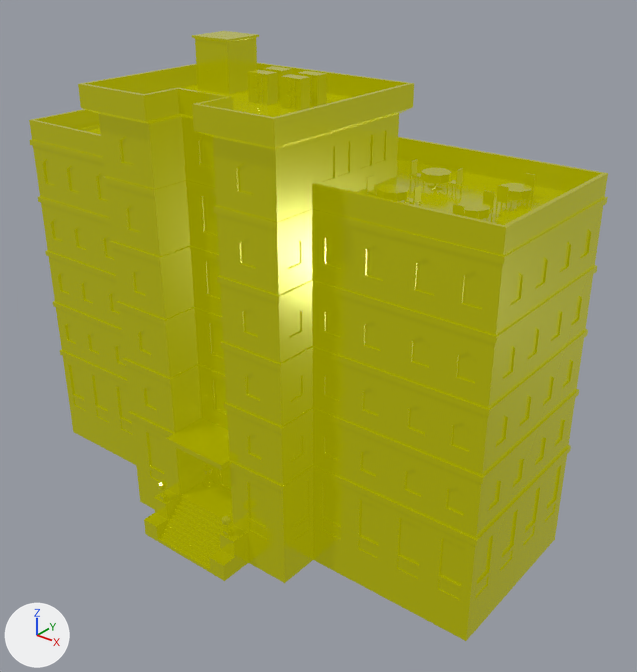
The glTF model public/models/building-hotel.glb: old version first, new version second.
Camera for both pictures: a camera (50 mm lens) standing at (28.7, -31.2, 30.9) and looking at (2.8, 1.2, 10.8). Lighting does not change. The marker at lower left points along +X, +Y and +Z. Where no turn or scale is listed for an object, it has been applied to the vertices.

Names of what the first picture shows: 'building-hotel'.
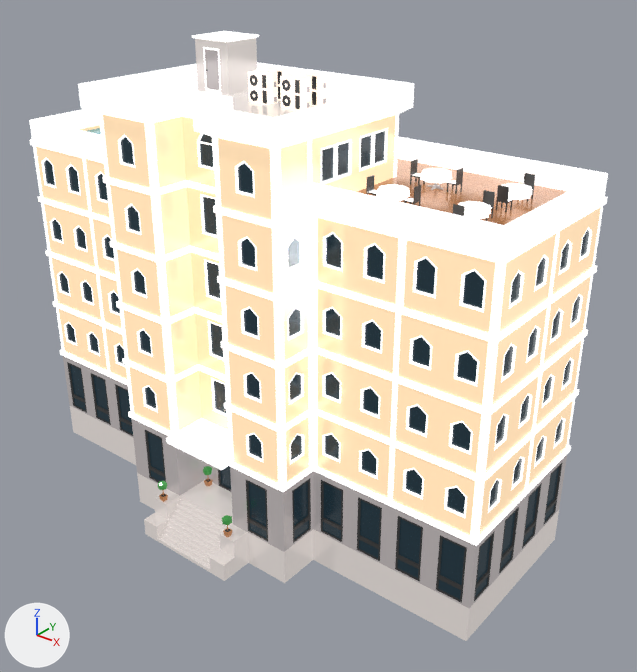
Pixel boxes [x1, y1, x2, y2] of what changed, in the pictures (637 x 672 px):
'building-hotel', recoloured: [29, 31, 608, 641] in both

The edits, one by one:
Picture 'base' (img_base) is new.
Material 'LOWPOLY-COLORS.001' (mat_lowpoly_colors_001) is new.
Uses the picture img_base.
me_building_hotel has 5666 vertices, 11028 faces and spans x -14.8..14.8, y -6.8..6.9, z 0.0..25.2.
me_building_hotel no longer uses material mat_lowpoly_colors.
me_building_hotel now uses material mat_lowpoly_colors_001.
